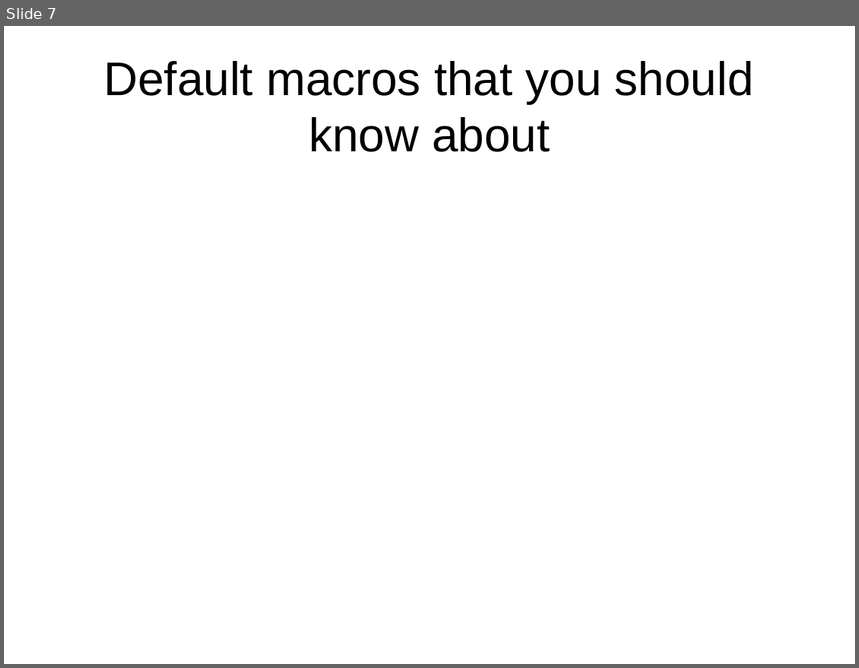
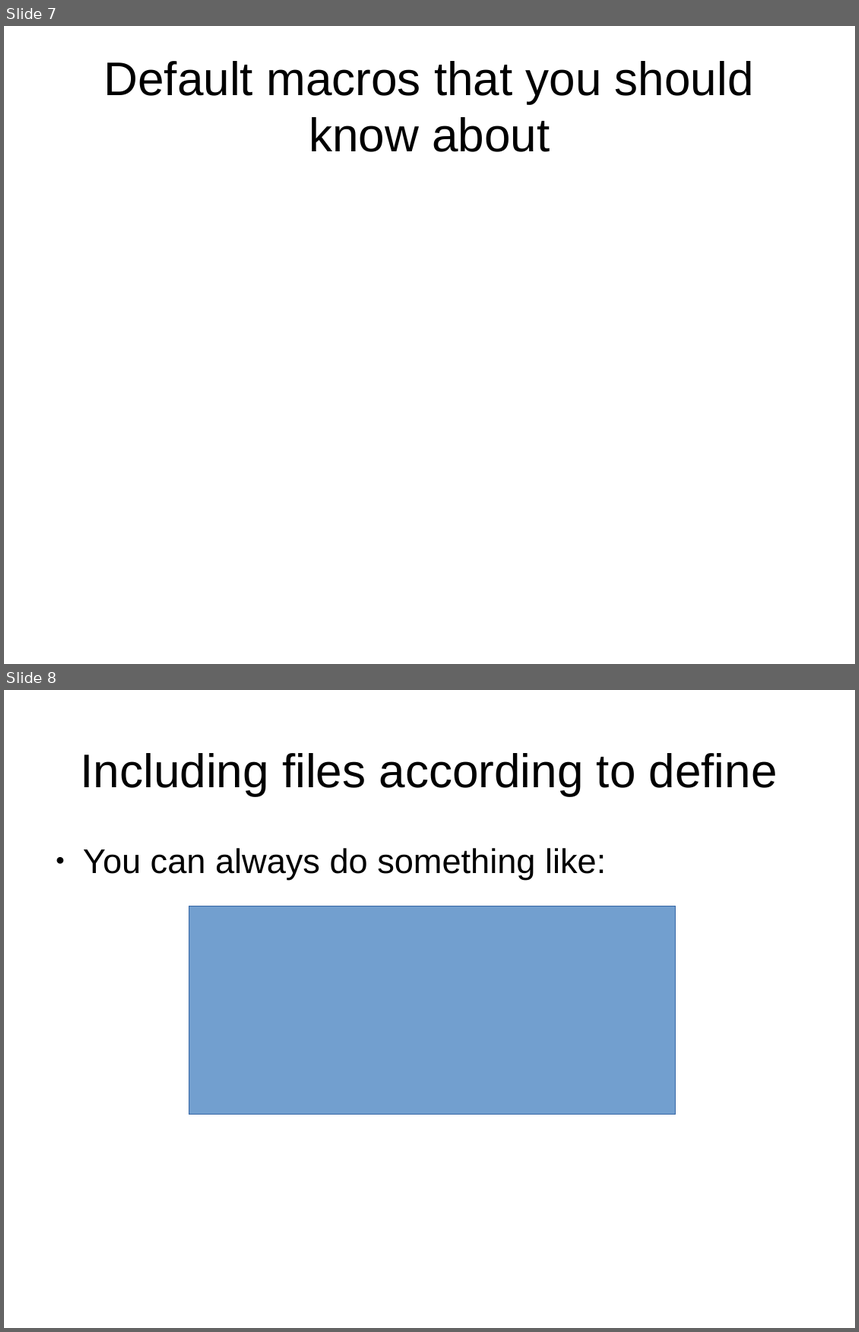
Before and after one commit to kalmuthu/slides, a slide deck: odp/c_pre_processor.odp. Shown one above the other, each under a label of ours: slide 7 before the commit, slides 7 and 8 after it. The pictures are 859x668 and 859x1332 pixels, drawn with LibreOffice and Linux fonts; fonts in the diff are those of the drawing. Boxes give left, top, right and bottom in pixels: in the first picture for what was removed or moved away, otherwise in the second. Text is boxed around its words. In the diff, an @@ line names an element or a change of style, - is before the commit and + after.

```diff
--- a/odp/c_pre_processor.odp
+++ b/odp/c_pre_processor.odp
@@ slide 8 added at (4,690,855,1328), background #FFFFFF @@
@@ title added at (80,753,778,796), 44 pt, text #000000 @@
+Including files according to define
@@ text added at (83,848,606,880), 32 pt, text #000000 @@
+● You can always do something like:
@@ rectangle added at (189,907,676,1115), fill #729FCF, outline #3465A4 0 pt @@
```
Also in this commit, not shown: 2 slides changed, 4 other files.
